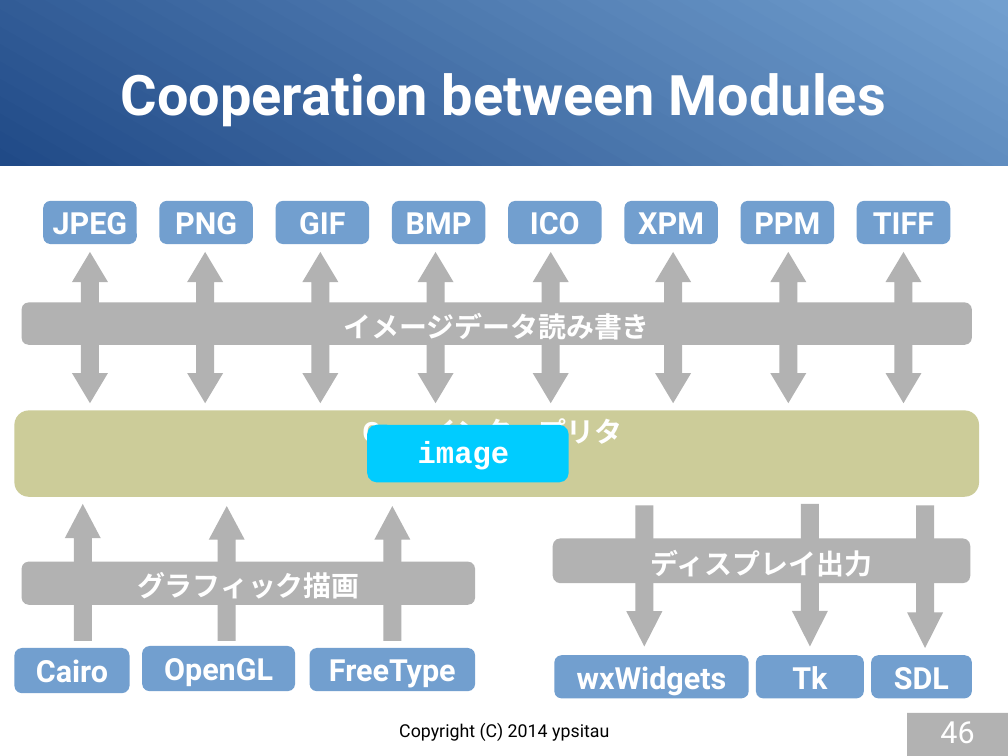
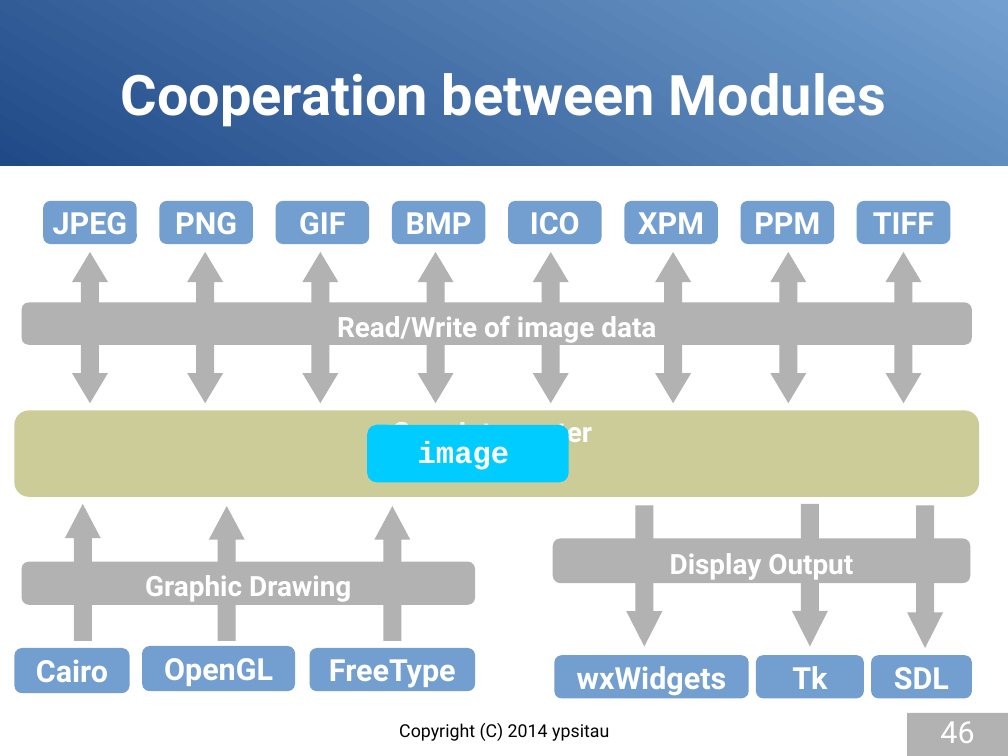
Before and after one commit to gura-lang/gura-doc, a slide deck: slide 46 of presentation/gura-introduction-e.odp. Drawn at 1008x756 pixels with LibreOffice and Linux fonts; fonts in the diff are those of the drawing. Boxes give left, top, right and bottom in pixels: in the first picture for what was removed or moved away, otherwise in the second. Text is boxed around its words. In the diff, an @@ line names an element or a change of style, - is before the commit and + after.

```diff
--- a/presentation/gura-introduction-e.odp
+++ b/presentation/gura-introduction-e.odp
@@ text in rounded rectangle at <box>337,316,656,343</box>: text changed @@
-イメージデータ読み書き
+Read/Write of image data
@@ text in rounded rectangle at <box>392,416,592,449</box>: text changed @@
-Gura インタープリタ
+Gura Interpreter
@@ text in rounded rectangle at <box>670,553,853,580</box>: text changed @@
-ディスプレイ出力
+Display Output
@@ text in rounded rectangle at <box>145,575,351,602</box>: text changed @@
-グラフィック描画
+Graphic Drawing
```
Also in this commit, not shown: 12 other slides changed, 5 slides added, 5 slides removed.
